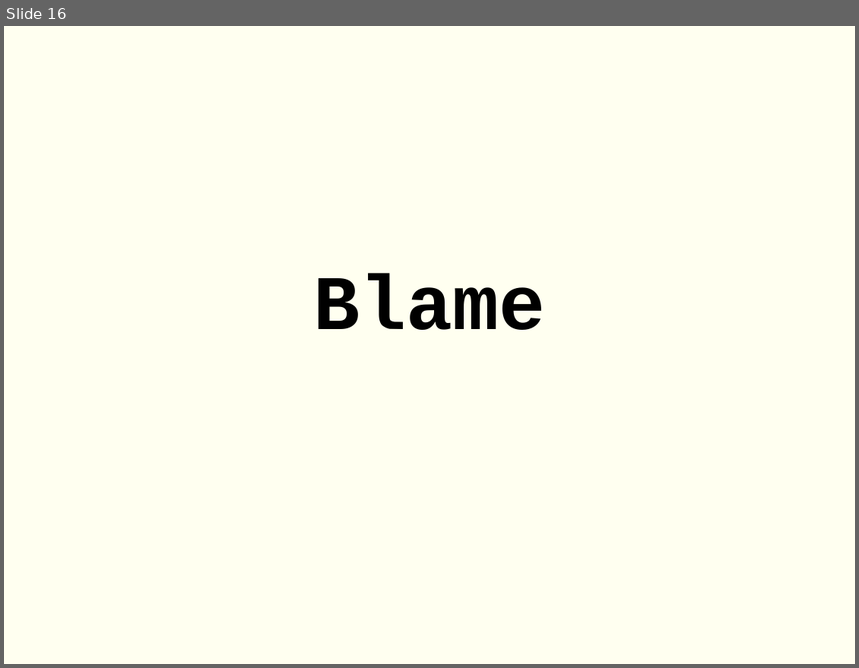
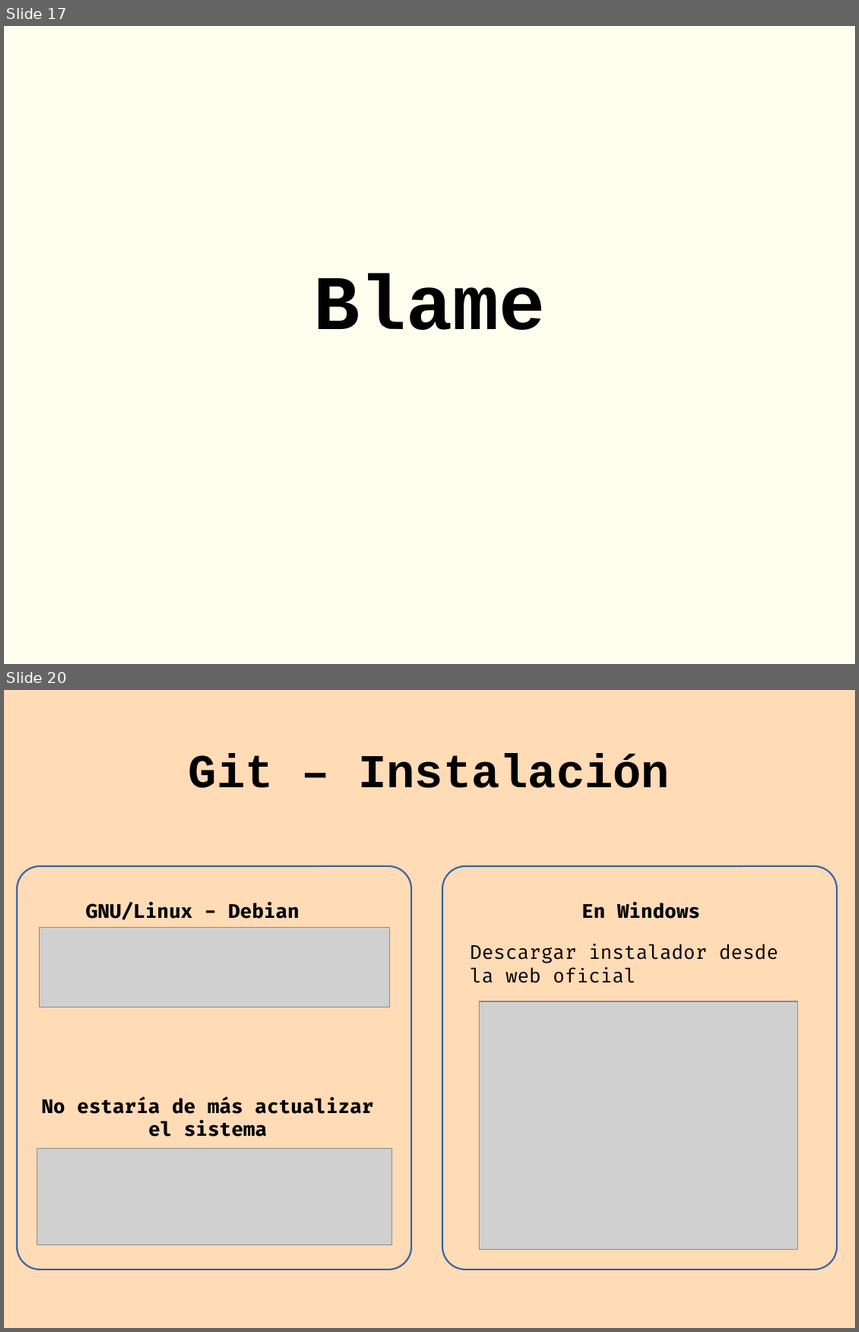
Before and after one commit to rgmf/eed2425, a slide deck: ut/02_control_de_versiones/presentacion/01_control_versiones_intro_git.odp. Shown one above the other, each under a label of ours: slide 16 before the commit, slides 17 and 20 after it; the slides between them are not shown. The pictures are 859x668 and 859x1332 pixels, drawn with LibreOffice and Linux fonts; fonts in the diff are those of the drawing; grey boxes stand for pictures. Boxes give left, top, right and bottom in pixels: in the first picture for what was removed or moved away, otherwise in the second. Text is boxed around its words. In the diff, an @@ line names an element or a change of style, - is before the commit and + after.

```diff
--- a/ut/02_control_de_versiones/presentacion/01_control_versiones_intro_git.odp
+++ b/ut/02_control_de_versiones/presentacion/01_control_versiones_intro_git.odp
@@ slide 20 added at [4, 690, 855, 1328], background #FFDBB6 @@
@@ title added at [189, 754, 670, 788], 44 pt, text #000000, bold @@
+Git – Instalación
@@ freeform shape added at [17, 866, 412, 1270], outline #3465A4 1.5 pt @@
@@ freeform shape added at [443, 866, 838, 1270], outline #3465A4 1.5 pt @@
@@ text added at [86, 903, 300, 920], 18 pt, text #000000, bold @@
+GNU/Linux - Debian
@@ text added at [582, 903, 700, 919], 18 pt, text #000000, bold @@
+En Windows
@@ picture added at [40, 927, 390, 1007] @@
@@ text added at [470, 944, 778, 983], 18 pt, text #000000 @@
+Descargar instalador desde la web oficial
@@ picture added at [479, 1002, 798, 1250] @@
@@ text added at [41, 1098, 373, 1137], 18 pt, text #000000, bold @@
+No estaría de más actualizar el sistema
@@ picture added at [37, 1149, 392, 1246] @@
@@ what was slide 16 is now slide 17 @@
```
Also in this commit, not shown: 1 slide changed, 7 other slides added, 2 slides removed, 3 other files.
